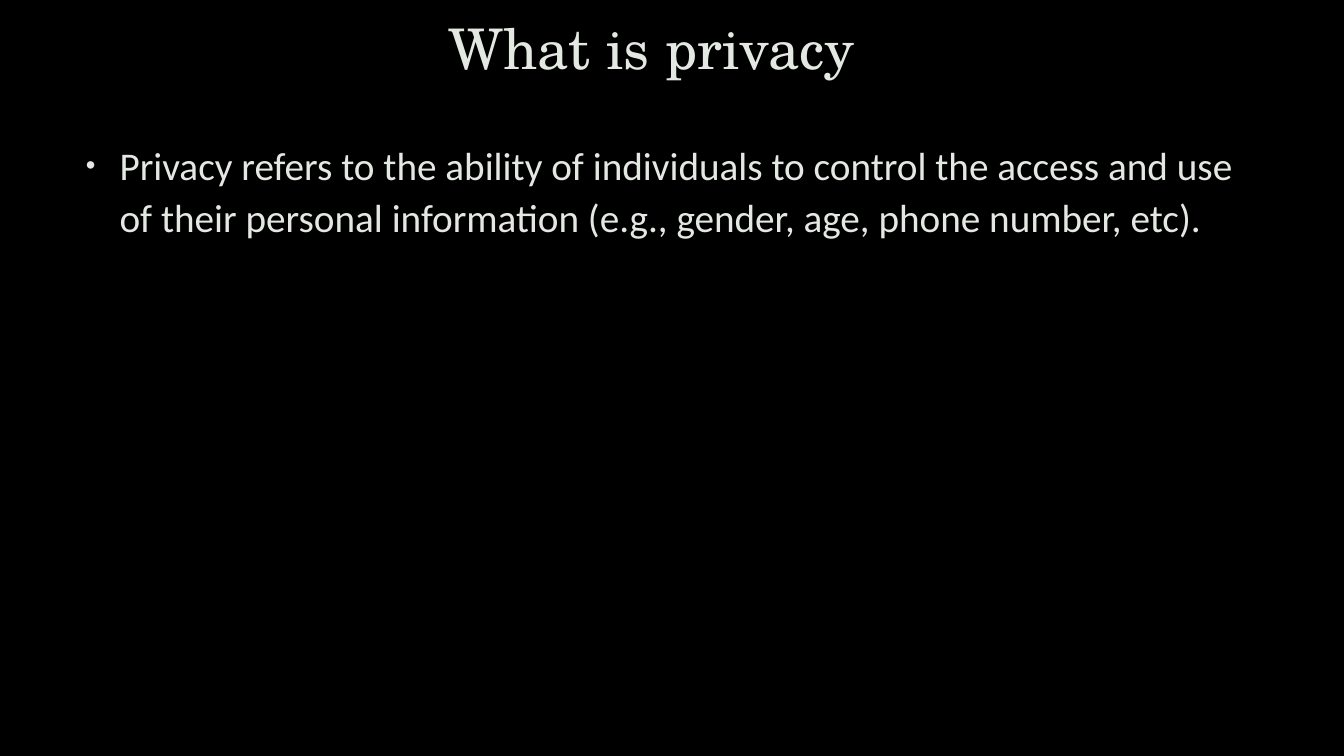
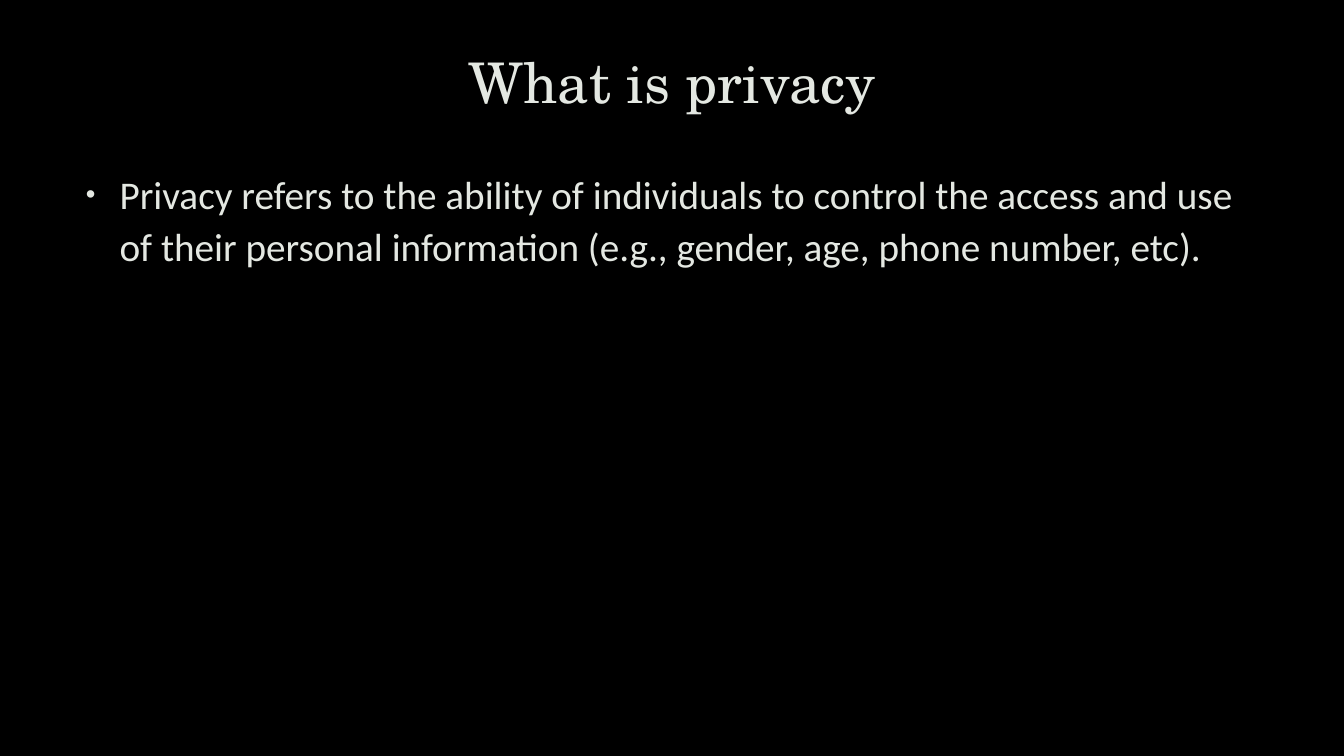
Before and after one commit to uwacyber/cits1003, a slide deck: slide 3 of cits1003-lecture_slides/CITS1003-A Cyber Law and CI_CPS-exercises.pptx. Drawn at 1344x756 pixels with LibreOffice and Linux fonts; fonts in the diff are those of the drawing; background and template pictures are left out. Boxes give left, top, right and bottom in pixels: in the first picture for what was removed or moved away, otherwise in the second. Text is boxed around its words. In the diff, an @@ line names an element or a change of style, - is before the commit and + after.

```diff
--- a/cits1003-lecture_slides/CITS1003-A Cyber Law and CI_CPS-exercises.pptx
+++ b/cits1003-lecture_slides/CITS1003-A Cyber Law and CI_CPS-exercises.pptx
@@ title "What is privacy": place and size @@
-title "What is privacy" at <box>449,27,855,81</box>
+title "What is privacy" at <box>469,61,875,115</box>
@@ text "Privacy refers to the ability ...": place and size @@
-text "Privacy refers to the ability ..." at <box>120,152,1232,239</box>
+text "Privacy refers to the ability ..." at <box>120,181,1232,268</box>
```
Also in this commit, not shown: 33 other slides changed, 13 slides added, 19 slides removed.
